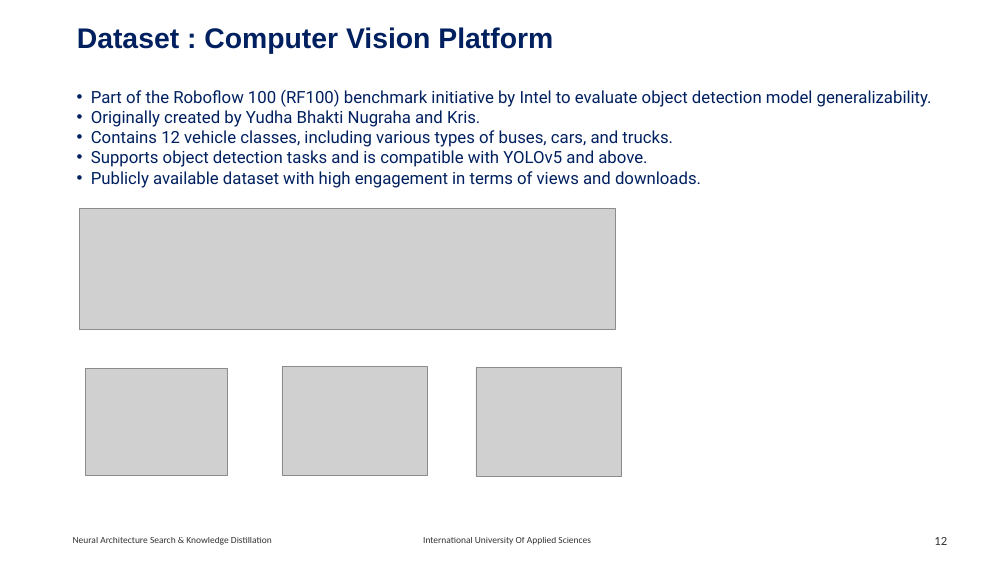
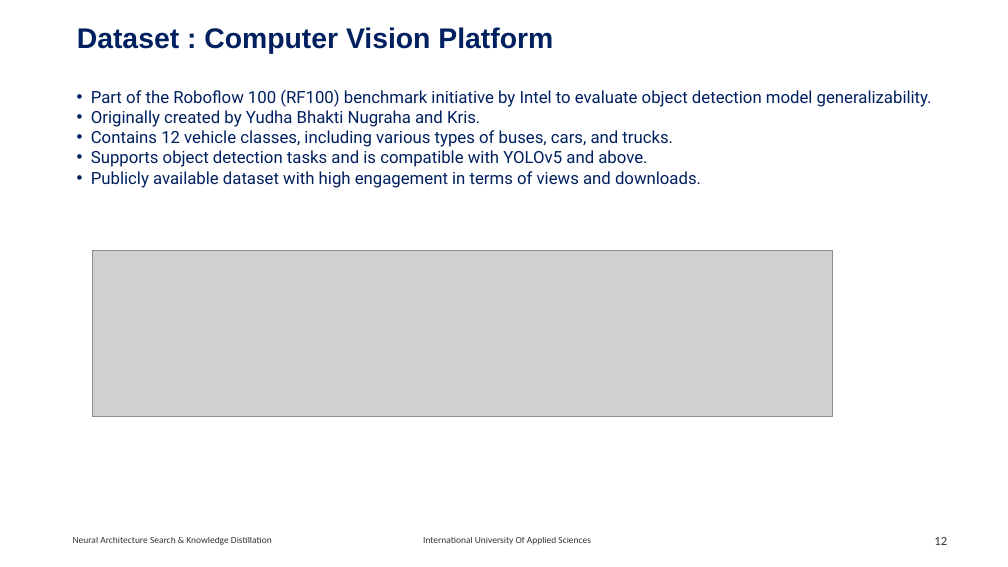
Before and after one commit to RajeshRamadas/yolov8-model-optimization, a slide deck: slide 12 of 01-Project-management/presentation/KnowledgeDistillation.pptx. Drawn at 1008x567 pixels with LibreOffice and Linux fonts; fonts in the diff are those of the drawing; grey boxes stand for pictures. Boxes give left, top, right and bottom in pixels: in the first picture for what was removed or moved away, otherwise in the second. Text is boxed around its words. In the diff, an @@ line names an element or a change of style, - is before the commit and + after.

```diff
--- a/01-Project-management/presentation/KnowledgeDistillation.pptx
+++ b/01-Project-management/presentation/KnowledgeDistillation.pptx
@@ picture: place and size @@
-picture at box(79, 209, 616, 329)
+picture at box(92, 250, 833, 416)
@@ picture removed at box(85, 368, 228, 475) @@
@@ picture removed at box(282, 366, 427, 475) @@
@@ picture removed at box(476, 368, 622, 476) @@
```
Also in this commit, not shown: 2 other slides changed, 3 slides added.
